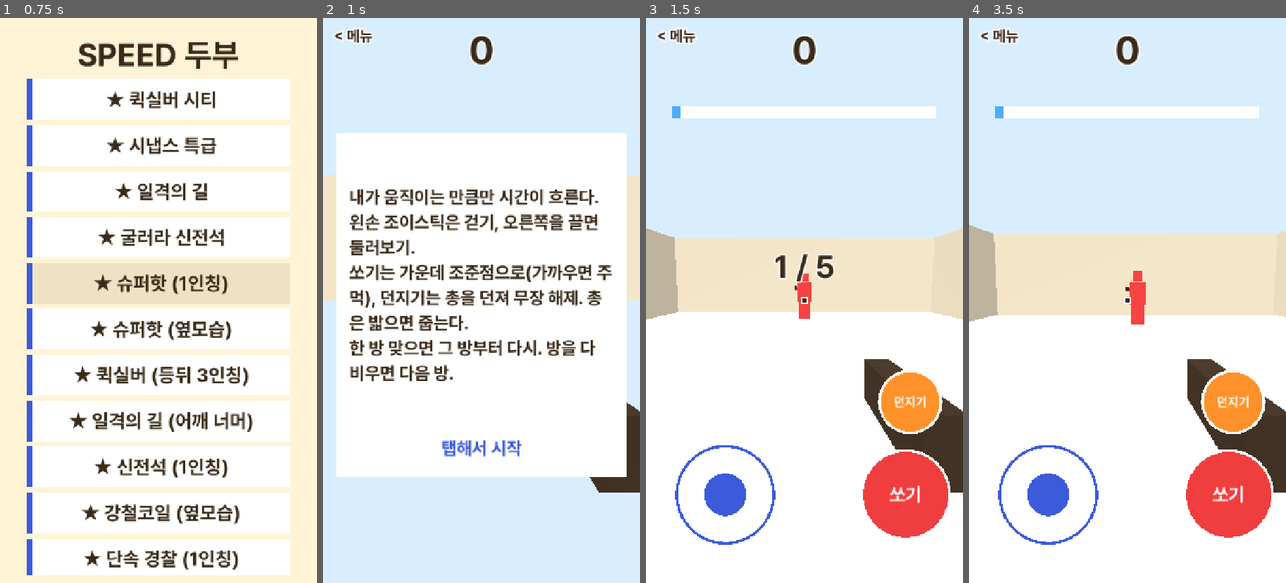
Above: before the commit, frames 1-4 (left to right).
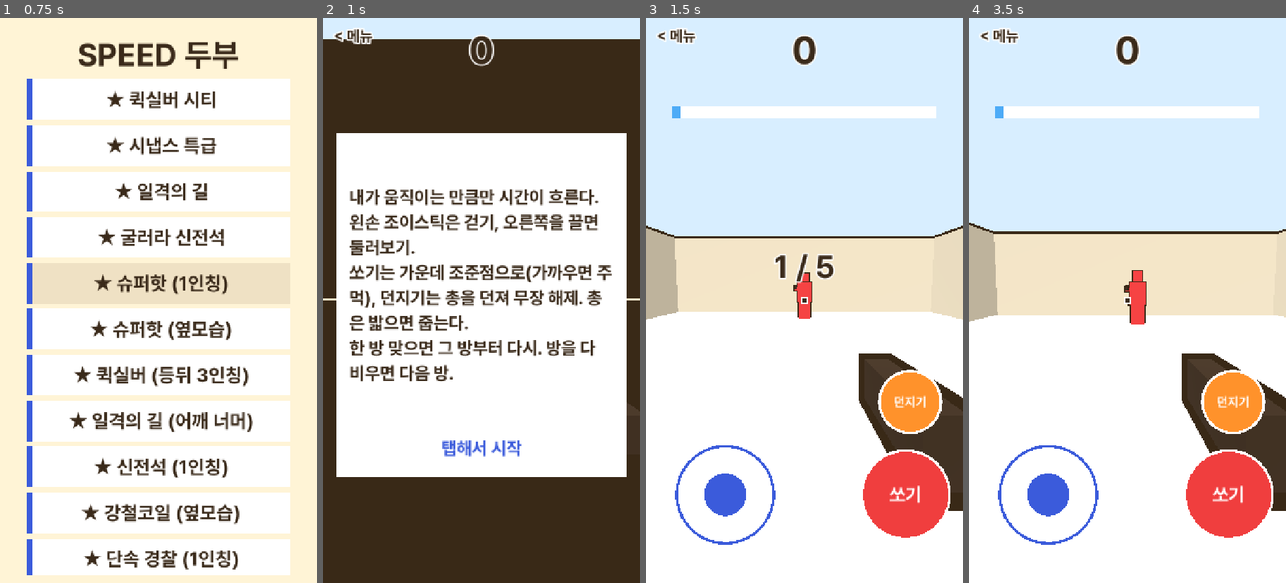
Above: after the commit, the same moments.

Repository: innollia/pai-games
Game: Godot game, scene res://main.tscn
Same seed, same stepped clock (60 frames per second), same inputs: the game is played once before the commit and once after it.
Inputs (mouse positions are in pixels of both pictures, inside the frame that each line leads up to):
- Up to frame 1 (0.75 s): tap Enter at 0.5 s; move the mouse to (228, 272) at 0.52 s; click (228, 272) at 0.67 s
- Up to frame 2 (1 s): no input
- Up to frame 3 (1.5 s): tap Space at 1.25 s; drag from (741, 328) to (788, 413) at 1.27 s
- Up to frame 4 (3.5 s): tap Enter at 2 s; move the mouse to (1159, 176) at 2.02 s; click (1159, 176) at 2.17 s; tap Space at 2.75 s; drag from (1111, 413) to (1032, 215) at 2.77 s

Frame 1 is identical in both runs. In frame 2, 39% of the frame differs, in the area x 0-100%, y 3-100%; in frame 3, 1.3%; in frame 4, 1.5%.

Commit message:
speed_tofu: dark outline on every box (inverted hull, constant thickness per axis, scales with distance)
Co-Authored-By: Claude Opus 5.5 <noreply@anthropic.com>

Diff:
--- a/games/speed_tofu/tofu.gd
+++ b/games/speed_tofu/tofu.gd
@@ -471,8 +471,36 @@
 	if not _mats.has(k):
 		var s := StandardMaterial3D.new()
 		s.albedo_color = color
+		s.next_pass = OUTLINE
 		_mats[k] = s
 	return _mats[k]
+
+
+## 모든 상자에 붙는 진한 외곽선: 상자를 모서리 방향으로 조금 키운 뒷면만 그린다.
+## 축마다 크기로 나눠 늘어난 상자도 두께가 같고, 멀수록 두꺼워져 화면에서 굵기가 비슷하다.
+static var OUTLINE := _outline()
+
+
+static func _outline() -> ShaderMaterial:
+	var sh := Shader.new()
+	sh.code = """
+shader_type spatial;
+render_mode unshaded, cull_front, shadows_disabled;
+uniform vec4 ink : source_color = vec4(0.227, 0.165, 0.102, 1.0);
+void vertex() {
+	vec3 sc = vec3(length(MODEL_MATRIX[0].xyz), length(MODEL_MATRIX[1].xyz), length(MODEL_MATRIX[2].xyz));
+	vec3 wp = (MODEL_MATRIX * vec4(VERTEX, 1.0)).xyz;
+	float d = distance(wp, (INV_VIEW_MATRIX * vec4(0.0, 0.0, 0.0, 1.0)).xyz);
+	float th = clamp(d * 0.006, 0.015, 0.6);
+	VERTEX += sign(VERTEX) * th / max(sc, vec3(0.0001));
+}
+void fragment() {
+	ALBEDO = ink.rgb;
+}
+"""
+	var m := ShaderMaterial.new()
+	m.shader = sh
+	return m
 
 
 ## 화면 점 p 아래의 높이 y 평면 위 점
Not shown, changed: games/speed_tofu/web/index.html
Not shown, changed: games/speed_tofu/web/index.pck
